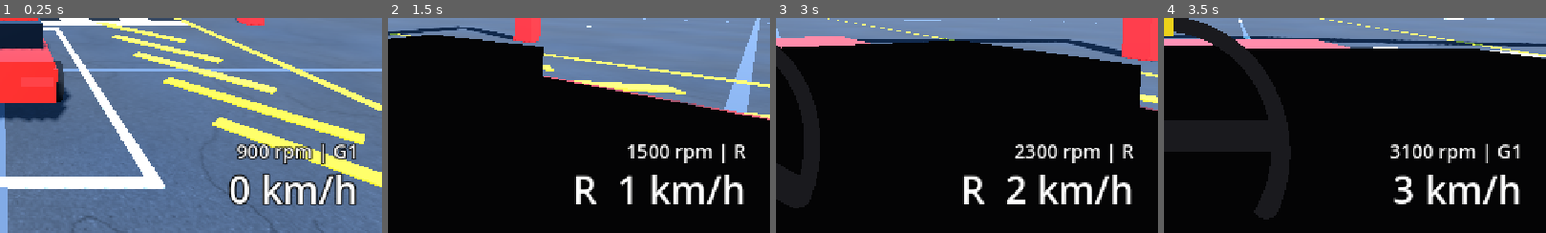
Above: before the commit, frames 1-4 (left to right).
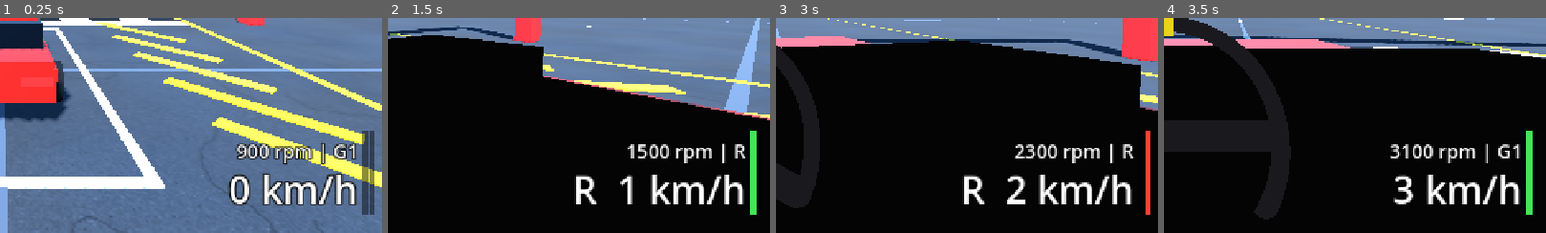
Above: after the commit, the same moments.

Repository: kokosro/factory-driver
Game: Godot game, scene res://scenes/main.tscn
Two runs of this game, one before a commit and one after it. Both use one fixed random seed, a clock stepped at 60 frames per second and the inputs below.
Inputs:
- Up to frame 1 (0.25 s): no input
- Up to frame 2 (1.5 s): tap Enter at 0.5 s; hold Right (steer_right) 0.53-1.28 s; tap C (camera_cycle) at 0.6 s; tap R (reset_car) at 1.25 s; hold Down (brake) from 1.28 s (still down); tap B (look_back) at 1.35 s
- Up to frame 3 (3 s): release Down (brake) at 2.03 s; hold Right (steer_right) 2.03-2.78 s; tap , (look_left) at 2.1 s; hold Up (accelerate) from 2.78 s (still down); tap . (look_right) at 2.85 s
- Up to frame 4 (3.5 s): keep holding Up (accelerate)
The pictures show only the part of the screen within x 50-100%, y 50-100%; the shares and areas given below are measured in that part.

The runs differ from the first frame. In frame 1, 1.2% of the frame differs, in the area x 94-98%, y 52-92%; in frame 2, 0.7%; in frame 3, 0.5%; in frame 4, 0.7%.

Commit message:
HUD: two pedal bars by the speed - thin vertical bars at the right edge, throttle green, brake red, showing the car's throttle_pedal / brake_pedal (what the drivetrain is given, so the lift of a gear change and the foot easing off in reverse show too), set every physics tick through set_throttle_bar / set_brake_bar (0..1, clamped, NaN = empty); a bar is a ColorRect scaled from its foot over a dark back, hidden when empty, no text and no layout

Diff:
--- a/scenes/hud.tscn
+++ b/scenes/hud.tscn
@@ -44,6 +44,62 @@
 text = "900 rpm | G1"
 horizontal_alignment = 2
 vertical_alignment = 2
+
+[node name="ThrottleBarBack" type="ColorRect" parent="."]
+custom_minimum_size = Vector2(8, 140)
+anchors_preset = 3
+anchor_left = 1.0
+anchor_top = 1.0
+anchor_right = 1.0
+anchor_bottom = 1.0
+offset_left = -32.0
+offset_top = -170.0
+offset_right = -24.0
+offset_bottom = -30.0
+grow_horizontal = 0
+grow_vertical = 0
+mouse_filter = 2
+color = Color(0, 0, 0, 0.45)
+
+[node name="ThrottleBar" type="ColorRect" parent="ThrottleBarBack"]
+visible = false
+layout_mode = 1
+anchors_preset = 15
+anchor_right = 1.0
+anchor_bottom = 1.0
+grow_horizontal = 2
+grow_vertical = 2
+pivot_offset = Vector2(0, 140)
+mouse_filter = 2
+color = Color(0.25, 0.9, 0.35, 1)
+
+[node name="BrakeBarBack" type="ColorRect" parent="."]
+custom_minimum_size = Vector2(8, 140)
+anchors_preset = 3
+anchor_left = 1.0
+anchor_top = 1.0
+anchor_right = 1.0
+anchor_bottom = 1.0
+offset_left = -20.0
+offset_top = -170.0
+offset_right = -12.0
+offset_bottom = -30.0
+grow_horizontal = 0
+grow_vertical = 0
+mouse_filter = 2
+color = Color(0, 0, 0, 0.45)
+
+[node name="BrakeBar" type="ColorRect" parent="BrakeBarBack"]
+visible = false
+layout_mode = 1
+anchors_preset = 15
+anchor_right = 1.0
+anchor_bottom = 1.0
+grow_horizontal = 2
+grow_vertical = 2
+pivot_offset = Vector2(0, 140)
+mouse_filter = 2
+color = Color(1, 0.25, 0.2, 1)
 
 [node name="ControlsLabel" type="Label" parent="."]
 offset_left = 24.0
--- a/scripts/hud.gd
+++ b/scripts/hud.gd
@@ -1,8 +1,8 @@
 class_name HUD
 extends CanvasLayer
-## Minimal driving HUD: speed, plus a tach line (engine RPM and gear) so the
-## driving feel can be checked. The mission line and banner only show what
-## they are handed (see scripts/mission_manager.gd).
+## Minimal driving HUD: speed, plus a tach line (engine RPM and gear) and the
+## two pedal bars so the driving feel can be checked. The mission line and
+## banner only show what they are handed (see scripts/mission_manager.gd).
 
 ## Tach text colour normally and from ArcadeCar.SHIFT_LIGHT_RPM up.
 const TACH_COLOR := Color(1, 1, 1, 1)
@@ -15,6 +15,8 @@
 @onready var _mission_label: Label = $MissionLabel
 @onready var _mission_banner: Label = $MissionBanner
 @onready var _mission_banner_detail: Label = $MissionBannerDetail
+@onready var _throttle_bar: ColorRect = $ThrottleBarBack/ThrottleBar
+@onready var _brake_bar: ColorRect = $BrakeBarBack/BrakeBar
 
 
 func _process(_delta: float) -> void:
@@ -35,6 +37,35 @@
 	_rpm_label.add_theme_color_override("font_color", TACH_REDLINE_COLOR if near_redline else TACH_COLOR)
 
 
+## The pedal bars follow the pedals tick by tick (ArcadeCar.throttle_pedal /
+## brake_pedal, what the drivetrain is given): a dab at a key is a bar that
+## never gets to the top.
+func _physics_process(_delta: float) -> void:
+	if not car:
+		return
+	set_throttle_bar(car.throttle_pedal)
+	set_brake_bar(car.brake_pedal)
+
+
+## How full the two pedal bars by the speed are, 0 (empty) .. 1 (full); out of
+## range is clamped, NaN is empty. Green = throttle, red = brake.
+func set_throttle_bar(value: float) -> void:
+	_fill_bar(_throttle_bar, value)
+
+
+func set_brake_bar(value: float) -> void:
+	_fill_bar(_brake_bar, value)
+
+
+## A bar is a full-height rectangle scaled down from its foot (pivot_offset in
+## hud.tscn): no layout, no text. Empty it is hidden, never scaled to nothing.
+func _fill_bar(bar: ColorRect, value: float) -> void:
+	var fill := 0.0 if is_nan(value) else clampf(value, 0.0, 1.0)
+	bar.visible = fill > 0.0
+	if bar.visible:
+		bar.scale.y = fill
+
+
 ## The mission line under the controls text.
 func set_mission_line(text: String, color: Color) -> void:
 	_mission_label.text = text
